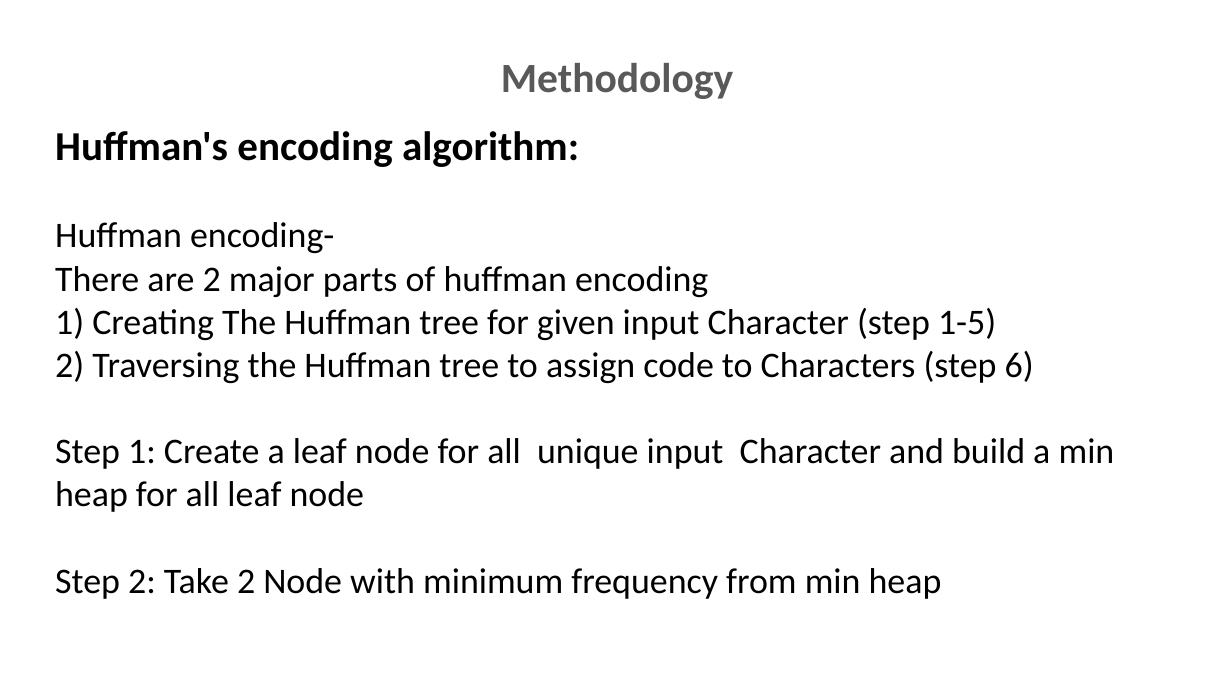
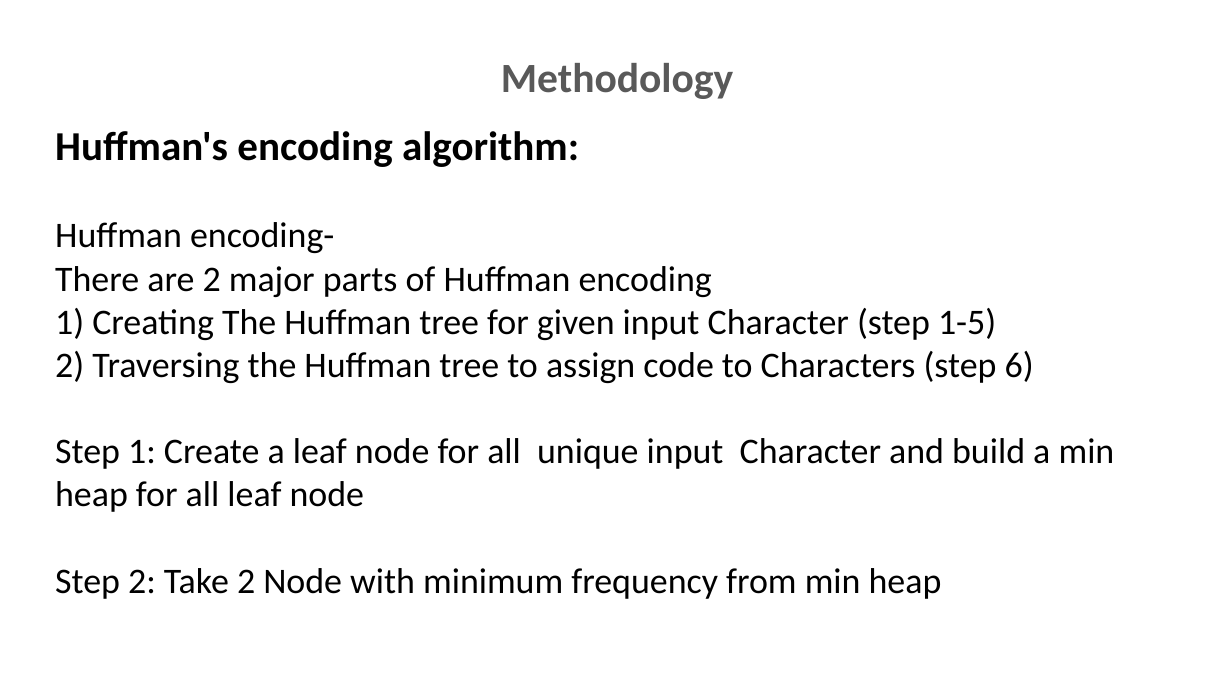
Before and after one commit to ashiagarwal73/Comparision-and-implementation-of-Compression-Algorithms, a slide deck: slide 9 of PodHandler.pptx. Drawn at 1232x693 pixels with LibreOffice and Linux fonts; fonts in the diff are those of the drawing; background and template pictures are left out. Boxes give left, top, right and bottom in pixels: in the first picture for what was removed or moved away, otherwise in the second. Text is boxed around its words. In the diff, an @@ line names an element or a change of style, - is before the commit and + after.

```diff
--- a/PodHandler.pptx
+++ b/PodHandler.pptx
@@ text at (55, 266, 712, 297): text changed @@
-There are 2 major parts of huffman encoding
+There are 2 major parts of Huffman encoding
```
Also in this commit, not shown: 8 other slides changed.
